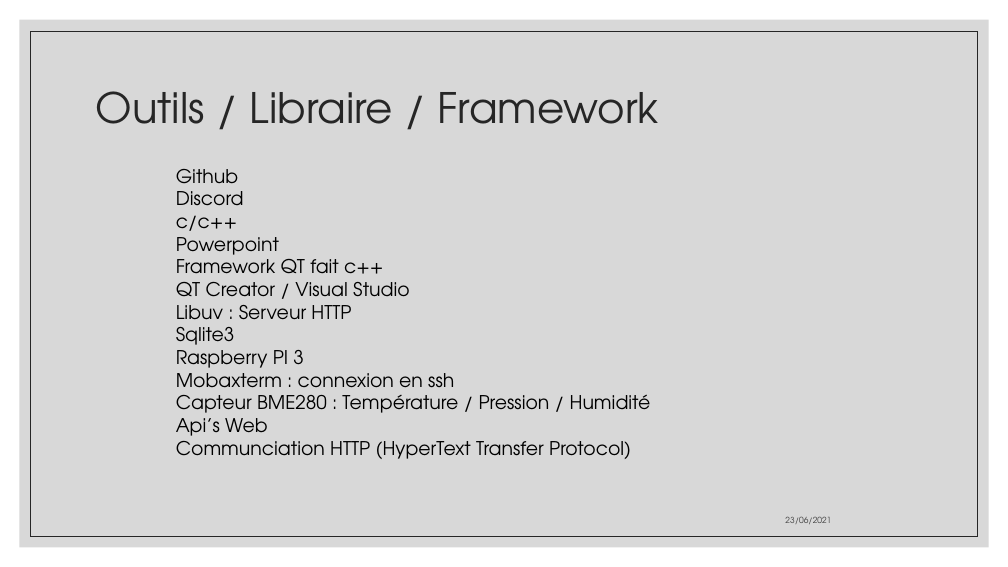
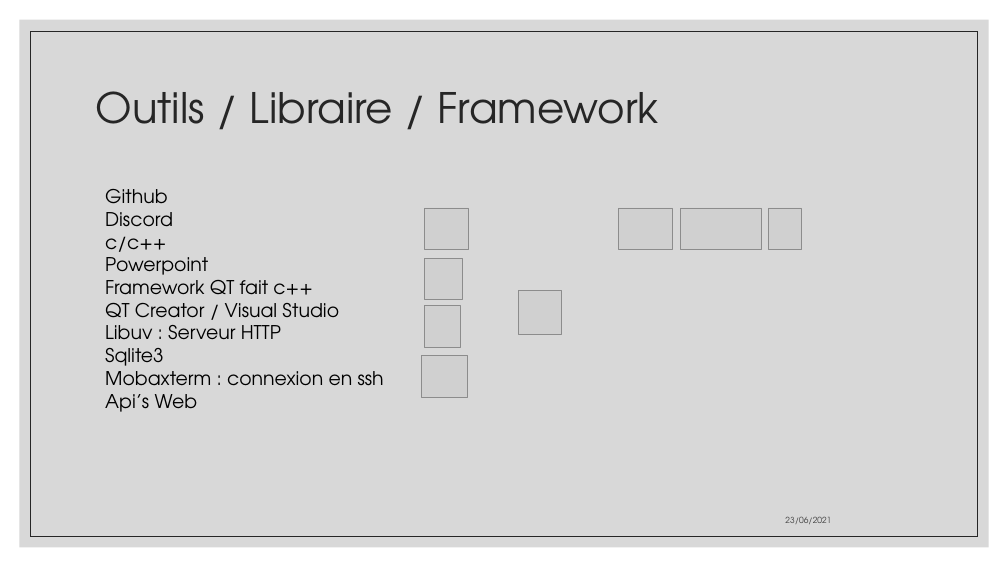
Before and after one commit to aiekick/ProjectStationMeteo, a slide deck: slide 14 of doc/StationMeteo_Soutenance_Stephane.pptx (slide 17 before the commit). Drawn at 1008x567 pixels with LibreOffice and Linux fonts; fonts in the diff are those of the drawing; grey boxes stand for pictures. Boxes give left, top, right and bottom in pixels: in the first picture for what was removed or moved away, otherwise in the second. Text is boxed around its words. In the diff, an @@ line names an element or a change of style, - is before the commit and + after.

Commit message:
[UPD] : update of ppt, refactor

```diff
--- a/doc/StationMeteo_Soutenance_Stephane.pptx
+++ b/doc/StationMeteo_Soutenance_Stephane.pptx
@@ text "Github": place and size @@
-text "Github" at bbox=[176, 169, 651, 459]
+text "Github" at bbox=[105, 189, 384, 412]
@@ picture added at bbox=[424, 208, 468, 250] @@
@@ picture added at bbox=[619, 208, 673, 249] @@
@@ picture added at bbox=[681, 208, 762, 249] @@
@@ picture added at bbox=[769, 208, 802, 250] @@
@@ picture added at bbox=[424, 258, 462, 299] @@
@@ picture added at bbox=[519, 290, 561, 334] @@
@@ picture added at bbox=[424, 306, 461, 348] @@
@@ text at bbox=[176, 350, 303, 368]: paragraph removed @@
-Raspberry PI 3
@@ picture added at bbox=[422, 356, 467, 398] @@
@@ text at bbox=[176, 394, 651, 413]: paragraph removed @@
-Capteur BME280 : Température / Pression / Humidité
@@ text at bbox=[176, 435, 631, 459]: paragraph removed @@
-Communciation HTTP (HyperText Transfer Protocol)
```
Also in this commit, not shown: 8 other slides changed, 5 slides removed.
